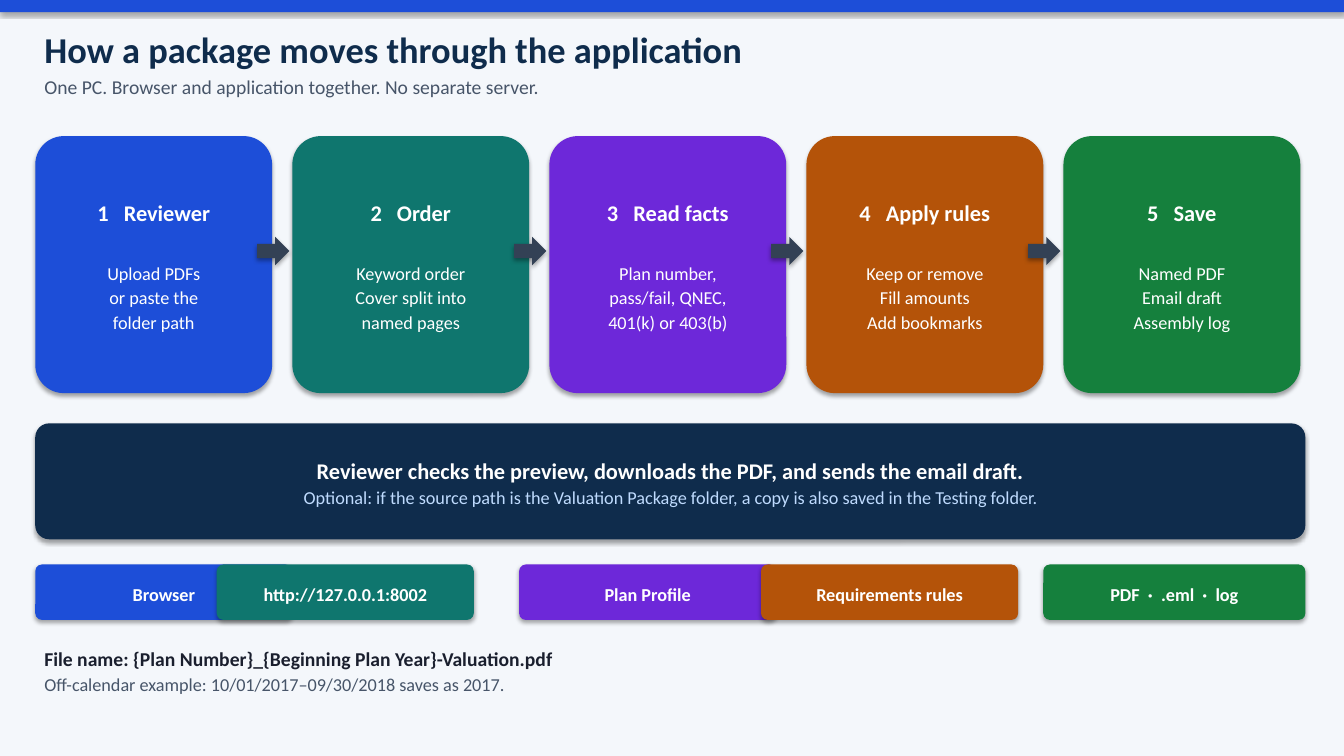
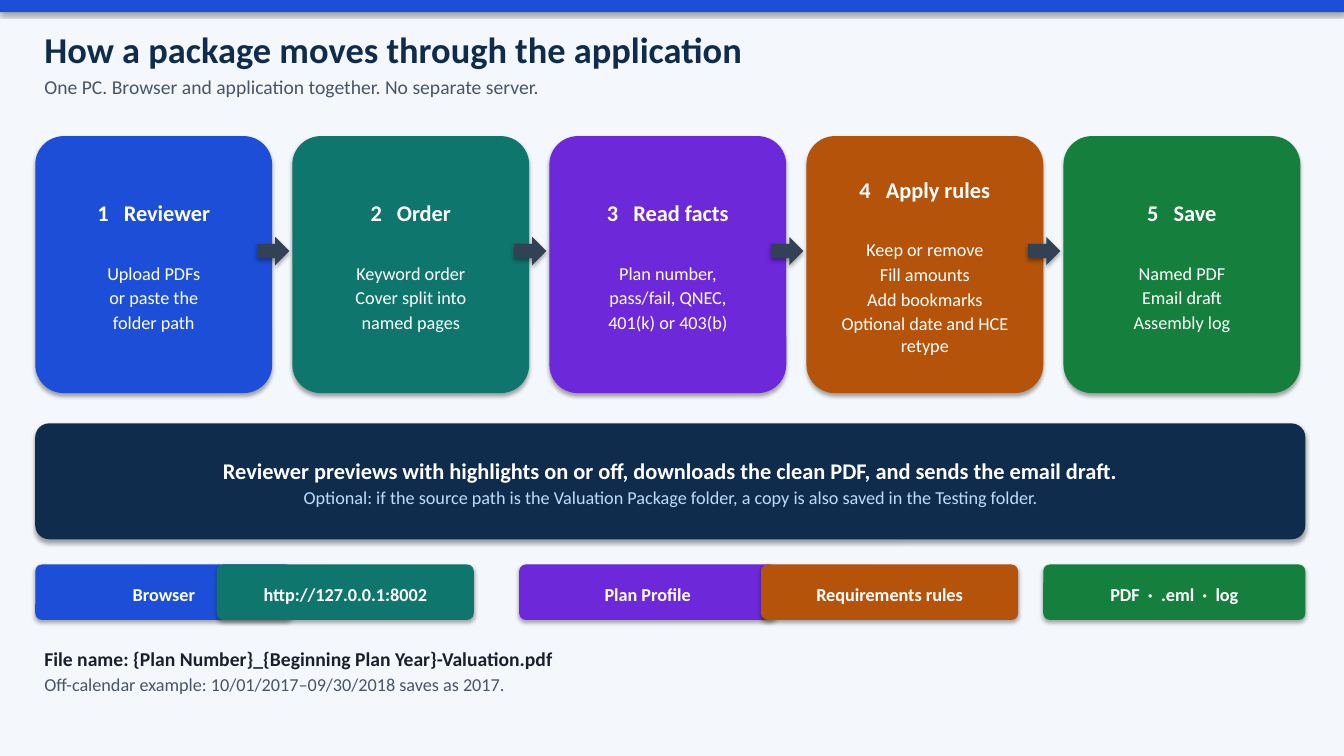
Before and after one commit to daminijaiswal1189-coder/document-processing-app, a slide deck: slide 3 of new-app/docs/Solution-Diagram.pptx. Drawn at 1344x756 pixels with LibreOffice and Linux fonts; fonts in the diff are those of the drawing. Boxes give left, top, right and bottom in pixels: in the first picture for what was removed or moved away, otherwise in the second. Text is boxed around its words. In the diff, an @@ line names an element or a change of style, - is before the commit and + after.

```diff
--- a/new-app/docs/Solution-Diagram.pptx
+++ b/new-app/docs/Solution-Diagram.pptx
@@ text in rounded rectangle at [842, 244, 1008, 355]: text changed @@
-Keep or remove
-Fill amounts
-Add bookmarks
+Keep or remove
+Fill amounts
+Add bookmarks
+Optional date and HCE retype
@@ text in rounded rectangle at [223, 463, 1116, 483]: text changed @@
-Reviewer checks the preview, downloads the PDF, and sends the email draft.
+Reviewer previews with highlights on or off, downloads the clean PDF, and sends the email draft.
```
Also in this commit, not shown: 1 other slide changed, 7 other files.
